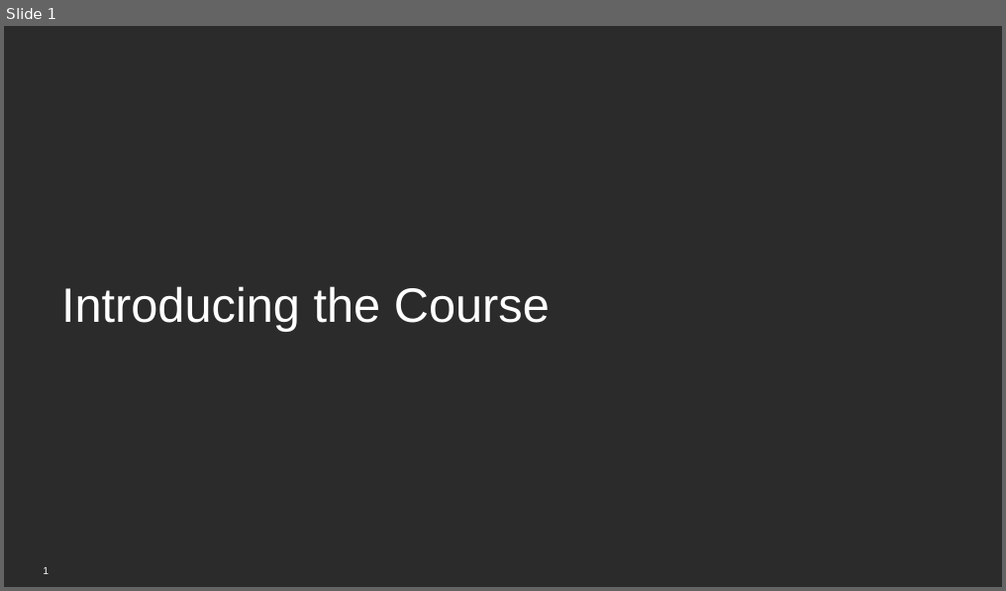
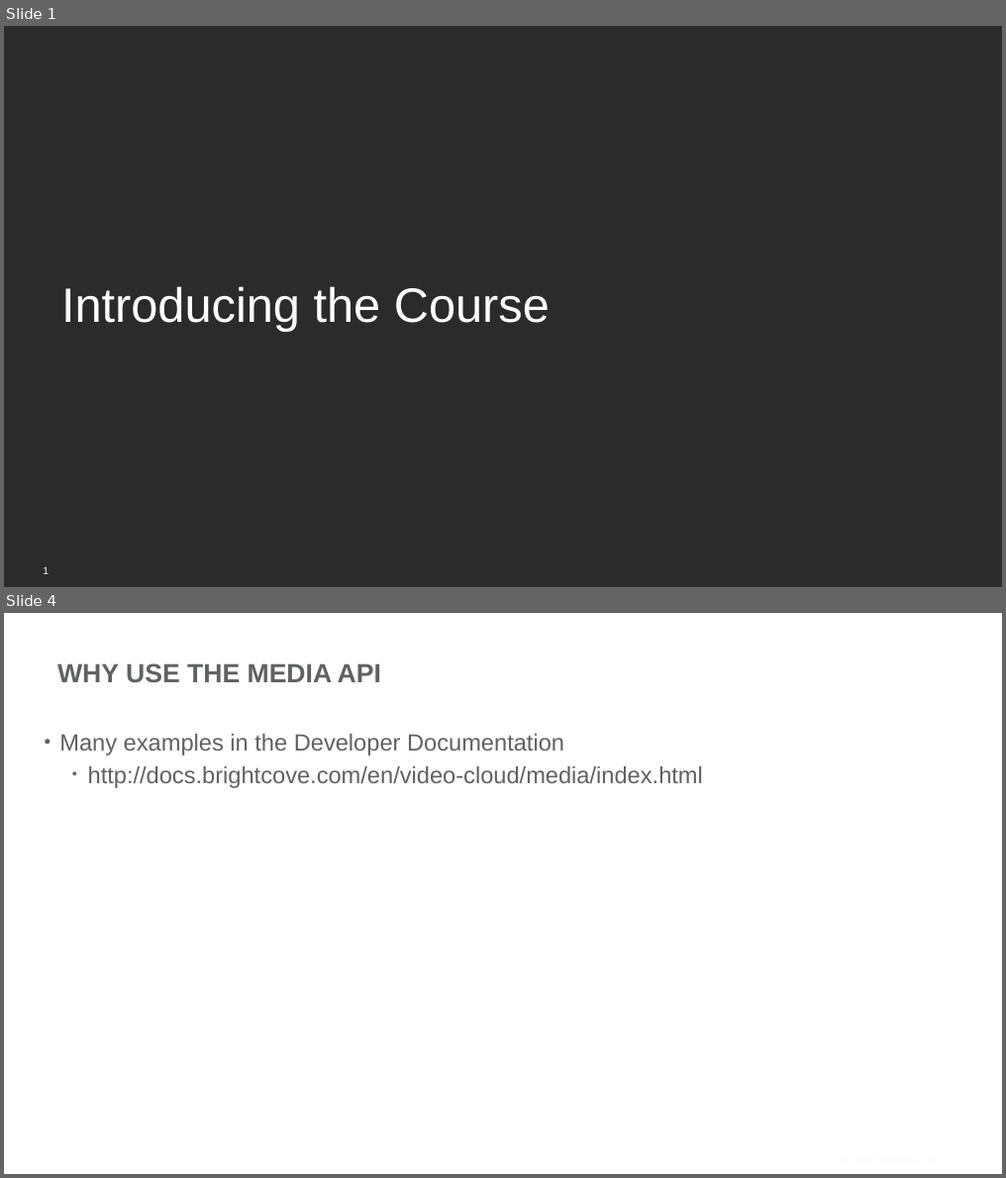
Before and after one commit to BrightcoveLearning/VideoCloudMediaAPI, a slide deck: VideoSessionsMaterials/Introducing.pptx. Shown one above the other, each under a label of ours: slide 1 before the commit, slides 1 and 4 after it; the slides between them are not shown. The pictures are 1006x591 and 1006x1178 pixels, drawn with LibreOffice and Linux fonts; fonts in the diff are those of the drawing; background and template pictures are left out; a plain dark background stands for a picture behind light text. Boxes give left, top, right and bottom in pixels: in the first picture for what was removed or moved away, otherwise in the second. Text is boxed around its words. In the diff, an @@ line names an element or a change of style, - is before the commit and + after.

Commit message:
Changes to PPTs for video recordings

```diff
--- a/VideoSessionsMaterials/Introducing.pptx
+++ b/VideoSessionsMaterials/Introducing.pptx
@@ slide 4 added at [4, 613, 1002, 1174], background picture (left out) @@
@@ title added at [57, 663, 381, 682], 36 pt, text #606163, bold @@
+WHY USE THE MEDIA API
@@ text added at [59, 734, 703, 788], 32 pt, text #606163 @@
+• Many examples in the Developer Documentation
+  • http://docs.brightcove.com/en/video-cloud/media/index.html
@@ text added at [835, 1152, 949, 1169], 14 pt, text #FBFCFF @@
+© 2013 Brightcove Inc.
```
Also in this commit, not shown: 5 other slides added, 2 slides removed, 16 other files.
